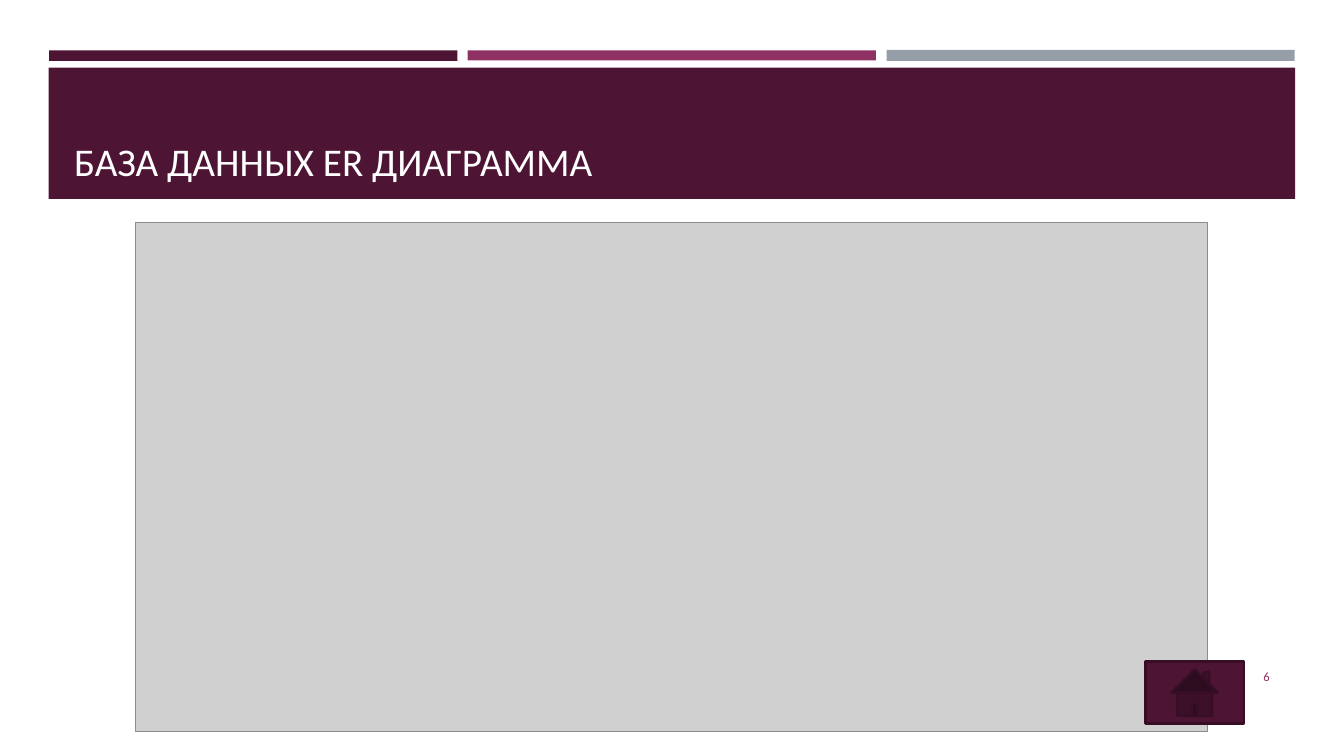
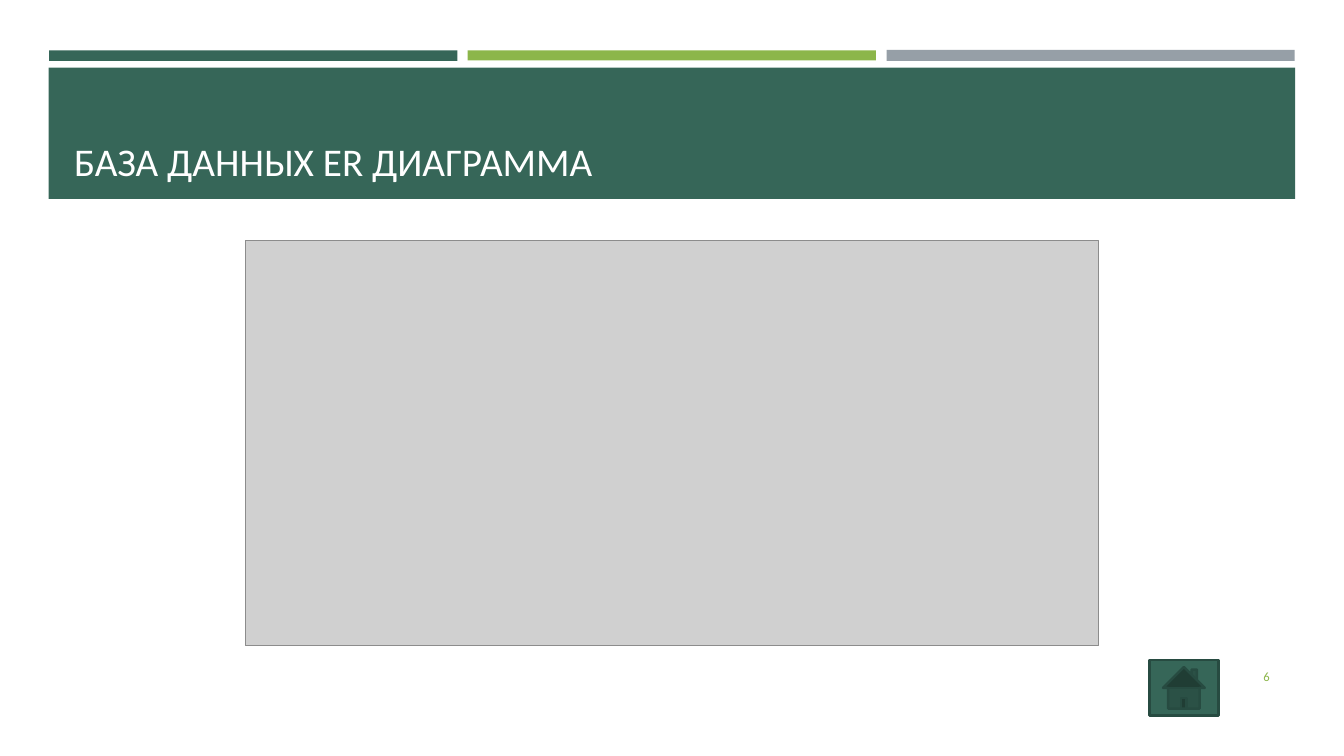
Before and after one commit to von1001/Hotels_NJS, a slide deck: slide 6 of Hotels.pptx. Drawn at 1344x756 pixels with LibreOffice and Linux fonts; fonts in the diff are those of the drawing; grey boxes stand for pictures. Boxes give left, top, right and bottom in pixels: in the first picture for what was removed or moved away, otherwise in the second. Text is boxed around its words. In the diff, an @@ line names an element or a change of style, - is before the commit and + after.

```diff
--- a/Hotels.pptx
+++ b/Hotels.pptx
@@ rectangle at (x1=49, y1=50, x2=458, y2=60): fill #4D1434 to #366658 @@
@@ rectangle at (x1=468, y1=50, x2=876, y2=60): fill #903163 to #8CB64A @@
@@ rectangle at (x1=48, y1=68, x2=1296, y2=199): fill #4D1434 to #366658 @@
@@ picture resized from (x1=136, y1=222, x2=1209, y2=731) to (x1=245, y1=241, x2=1099, y2=646) @@
@@ page number at (x1=1263, y1=672, x2=1269, y2=681): text colour #903163 to #8CB64A @@
@@ action button home resized from (x1=1145, y1=661, x2=1244, y2=724) to (x1=1149, y1=660, x2=1218, y2=716) @@
@@ action button home at (x1=1149, y1=660, x2=1218, y2=716): fill #4D1434 to #366658; outline #390F26 1.75 pt to #284B41 1.75 pt @@
```
Also in this commit, not shown: 10 other slides changed, 1 slide added, 15 other files.
